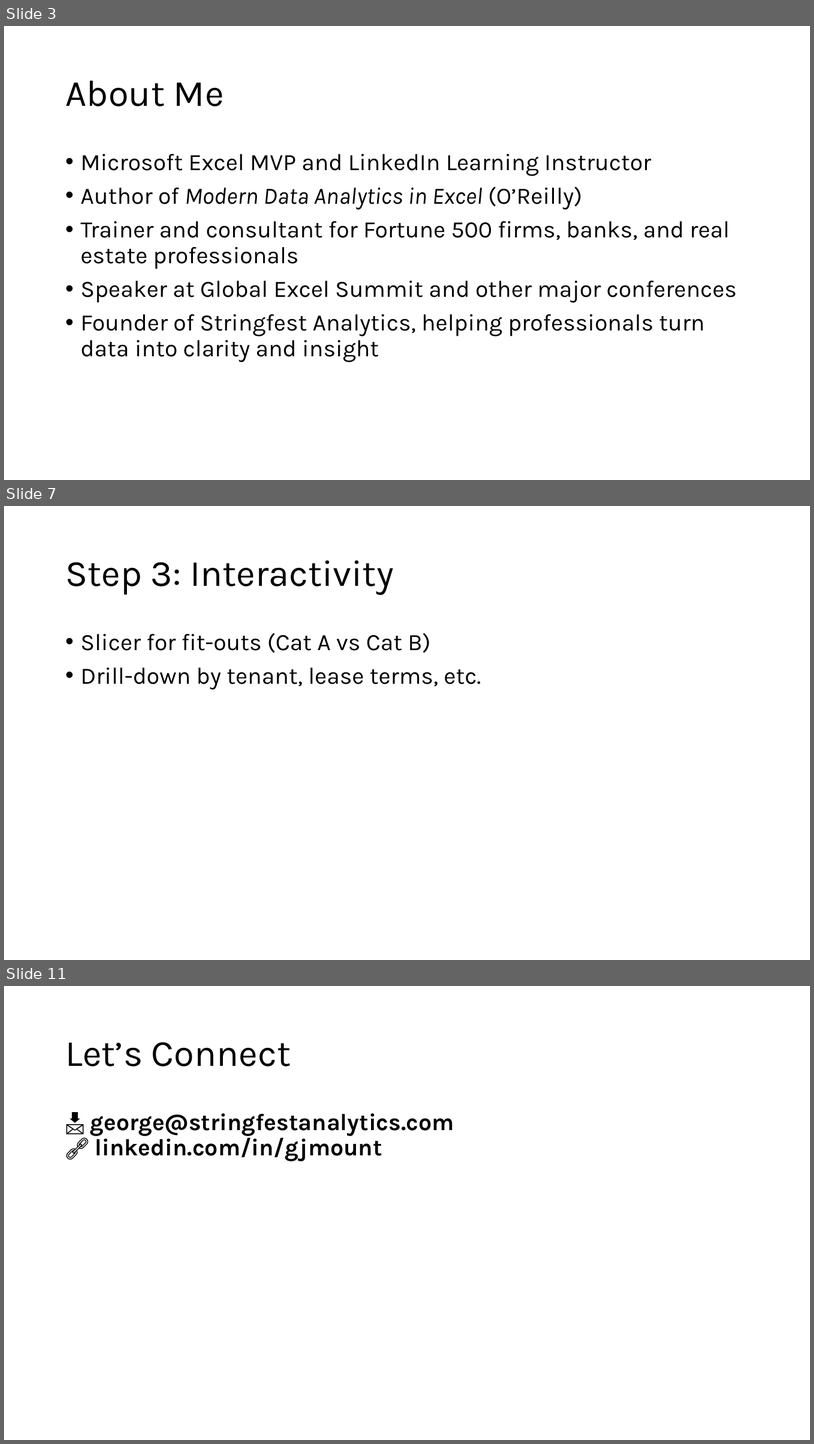
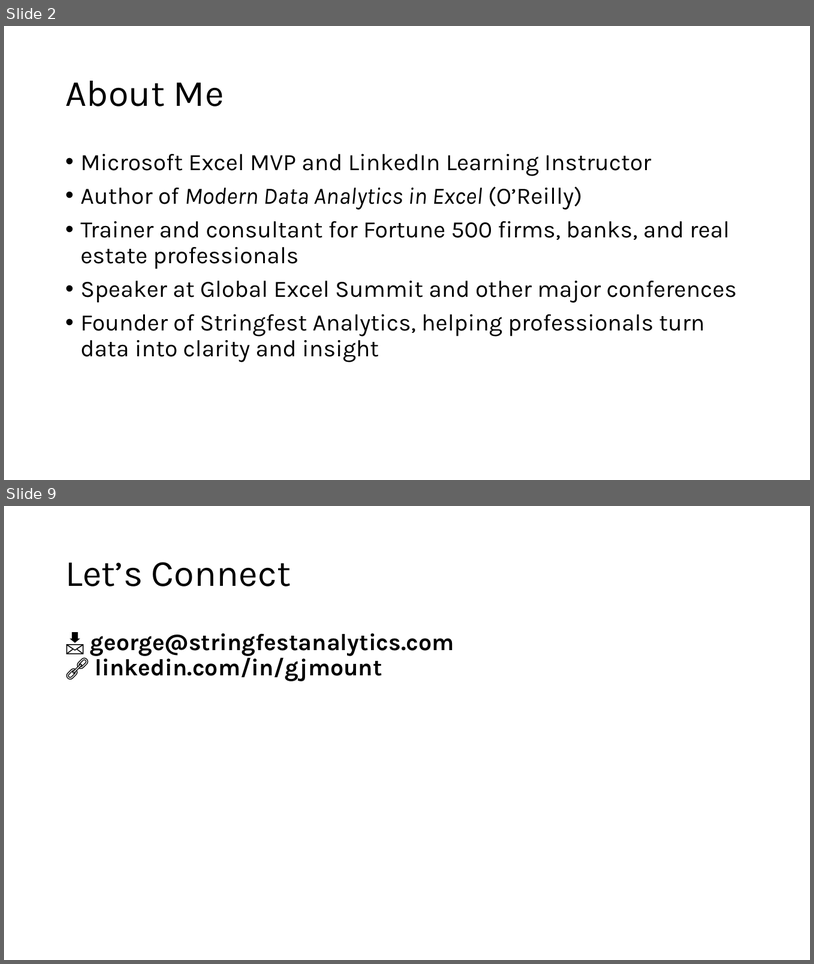
Before and after one commit to stringfestdata/bayfield-2026-webinar-1, a slide deck: bayfield-webinar-1-slides.pptx. Shown one above the other, each under a label of ours: slides 3, 7 and 11 before the commit, slides 2 and 9 after it; the slides between them are not shown. The pictures are 814x1444 and 814x964 pixels, drawn with LibreOffice and Linux fonts; fonts in the diff are those of the drawing. Boxes give left, top, right and bottom in pixels: in the first picture for what was removed or moved away, otherwise in the second. Text is boxed around its words. In the diff, an @@ line names an element or a change of style, - is before the commit and + after.

```diff
--- a/bayfield-webinar-1-slides.pptx
+++ b/bayfield-webinar-1-slides.pptx
@@ slide 7 removed at (4,506,810,960), background #FFFFFF @@
@@ title removed at (65,560,394,595) @@
-Step 3: Interactivity
@@ text removed at (81,633,481,690) @@
-• Slicer for fit-outs (Cat A vs Cat B)
-• Drill-down by tenant, lease terms, etc.
@@ what was slide 3 is now slide 2 @@
@@ what was slide 11 is now slide 9 @@
```
Also in this commit, not shown: 4 slides changed, 3 slides added, 5 other slides removed, 2 other files.
